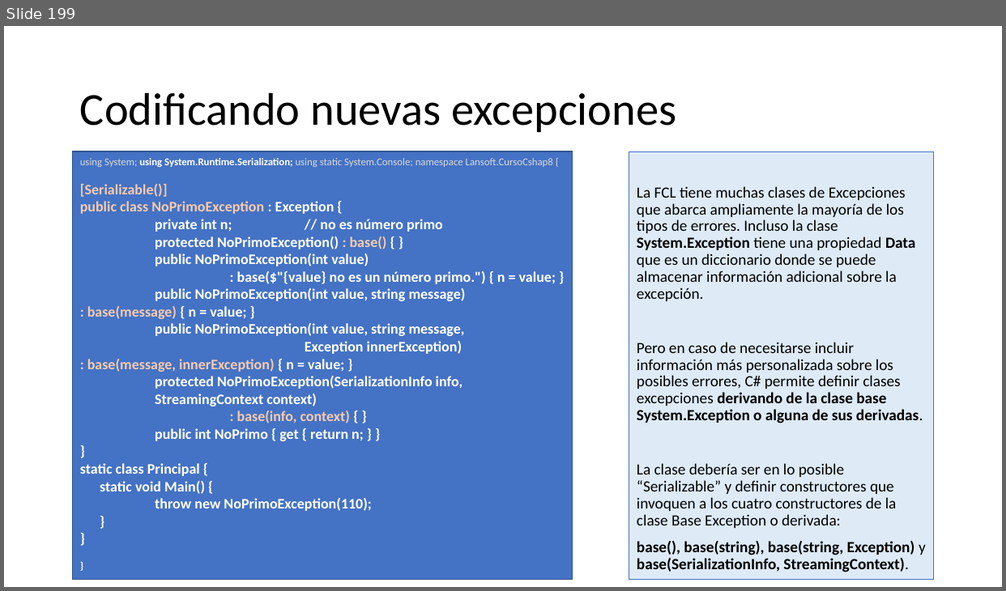
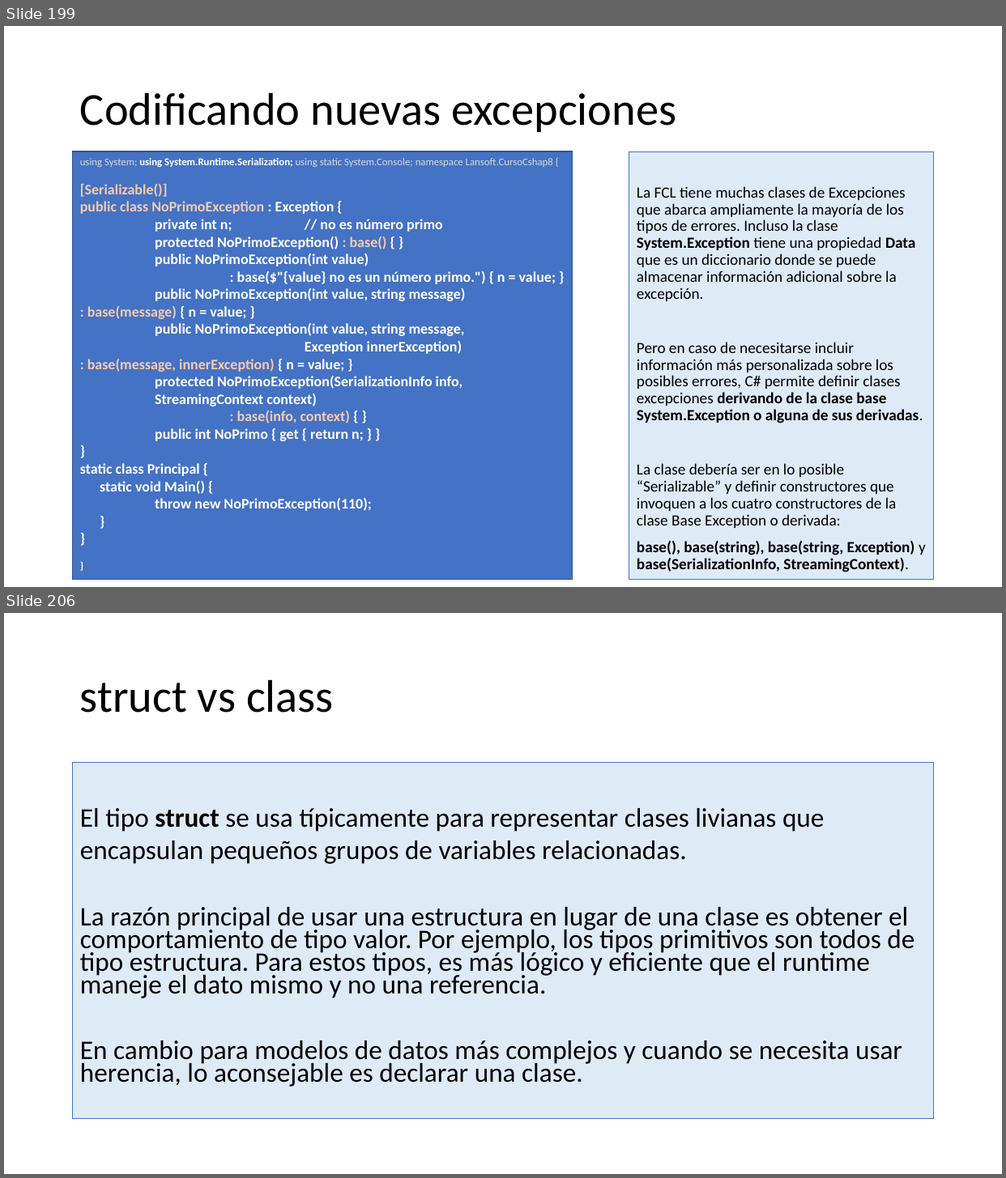
Before and after one commit to AlbertOsinaga/CursoCSharp__8, a slide deck: CSharpQuickReferencia.pptx. Shown one above the other, each under a label of ours: slide 199 before the commit, slides 199 and 206 after it; the slides between them are not shown. The pictures are 1006x591 and 1006x1178 pixels, drawn with LibreOffice and Linux fonts; fonts in the diff are those of the drawing. Boxes give left, top, right and bottom in pixels: in the first picture for what was removed or moved away, otherwise in the second. Text is boxed around its words. In the diff, an @@ line names an element or a change of style, - is before the commit and + after.

```diff
--- a/CSharpQuickReferencia.pptx
+++ b/CSharpQuickReferencia.pptx
@@ slide 206 added at <box>4,613,1002,1174</box>, background #FFFFFF @@
@@ title added at <box>80,679,334,713</box>, 44 pt, text #000000 @@
+struct vs class
@@ text added at <box>73,763,934,1119</box>, fill #DEEBF7, outline #4472C4 0.75 pt, 25.9 pt, text #000000 @@
+El tipo struct se usa típicamente para representar clases livianas que
+encapsulan pequeños grupos de variables relacionadas.
+La razón principal de usar una estructura en lugar de una clase es obtener el comportamiento de tipo valor. Por ejemplo, los tipos primitivos son todos de tipo estructura. Para estos tipos, es más lógico y eficiente que el runtime maneje el dato mismo y no una referencia.
+En cambio para modelos de datos más complejos y cuando se necesita usar herencia, lo aconsejable es declarar una clase.
```
Also in this commit, not shown: 1 slide changed, 9 other slides added, 1 other file.
